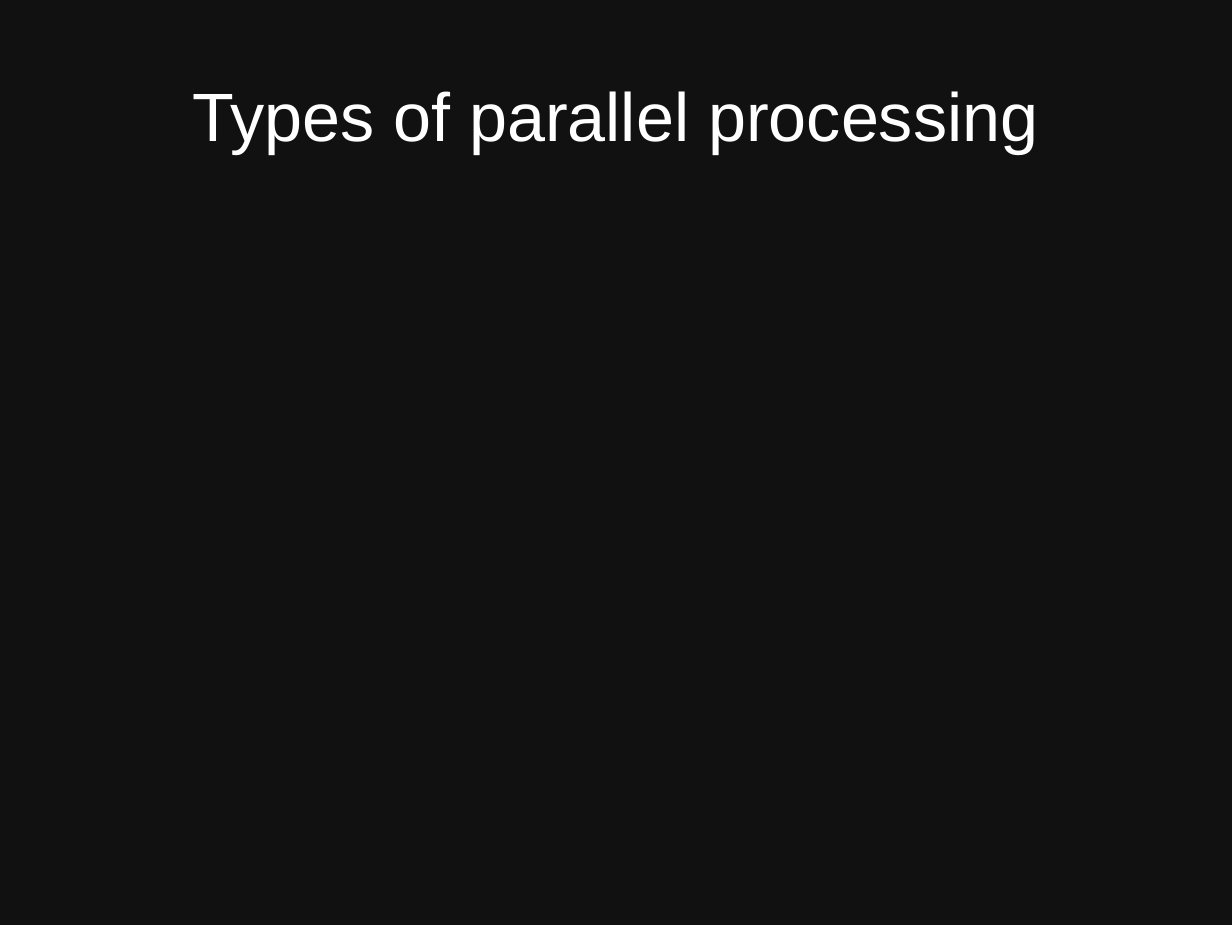
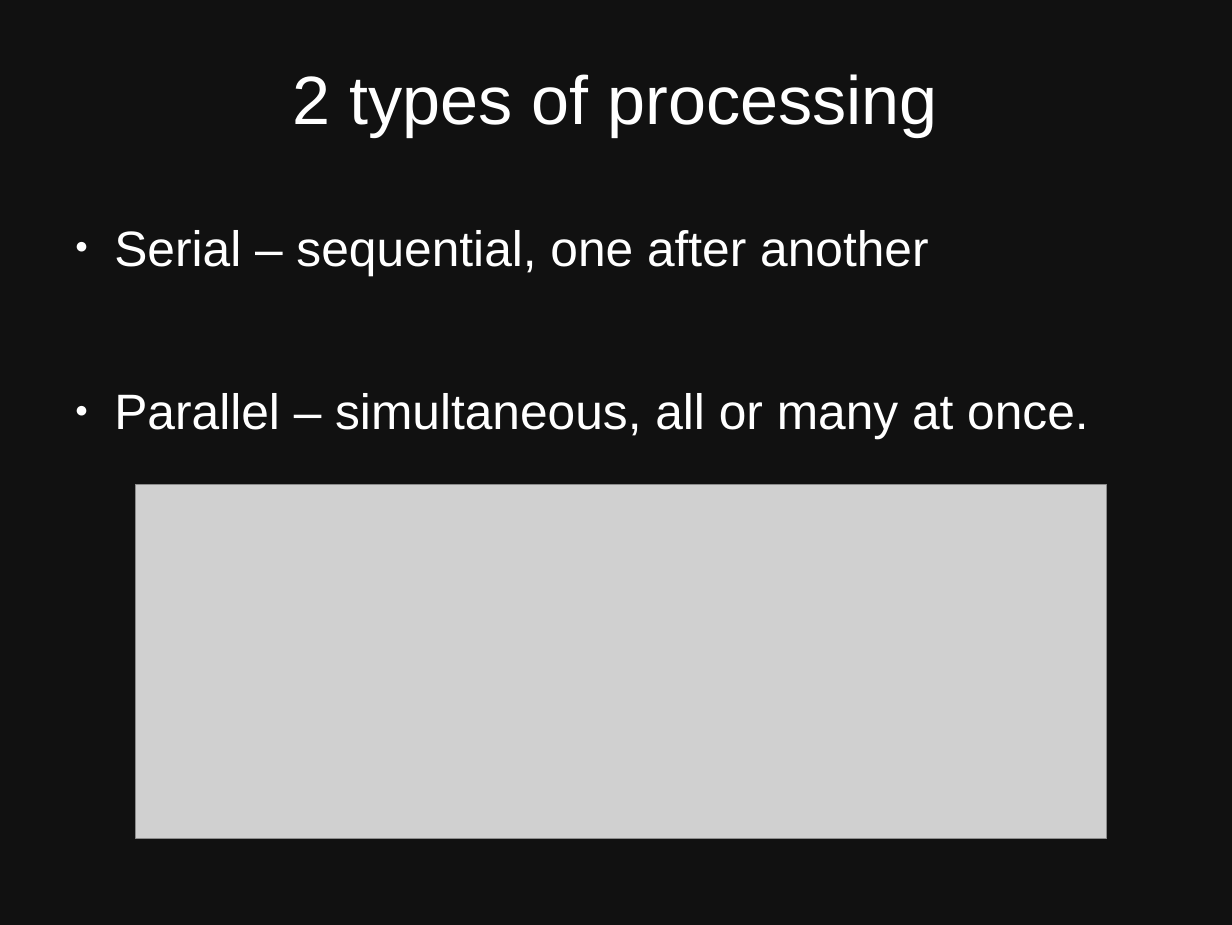
Before and after one commit to jason-neal/PC_Joblib_parrallelization, a slide deck: slide 5 of Embarisingly Parallel.odp (slide 4 before the commit). Drawn at 1232x925 pixels with LibreOffice and Linux fonts; fonts in the diff are those of the drawing; grey boxes stand for pictures. Boxes give left, top, right and bottom in pixels: in the first picture for what was removed or moved away, otherwise in the second. Text is boxed around its words. In the diff, an @@ line names an element or a change of style, - is before the commit and + after.

```diff
--- a/Embarisingly Parallel.odp
+++ b/Embarisingly Parallel.odp
@@ title at (293,74,938,136): text changed @@
-Types of parallel processing
+2 types of processing
@@ text added at (114,230,1088,438), 32 pt, text #FFFFFF @@
+● Serial – sequential, one after another
+● Parallel – simultaneous, all or many at once.
@@ picture added at (135,484,1107,838) @@
```
Also in this commit, not shown: 1 other slide changed, 3 slides added, 2 slides removed.
